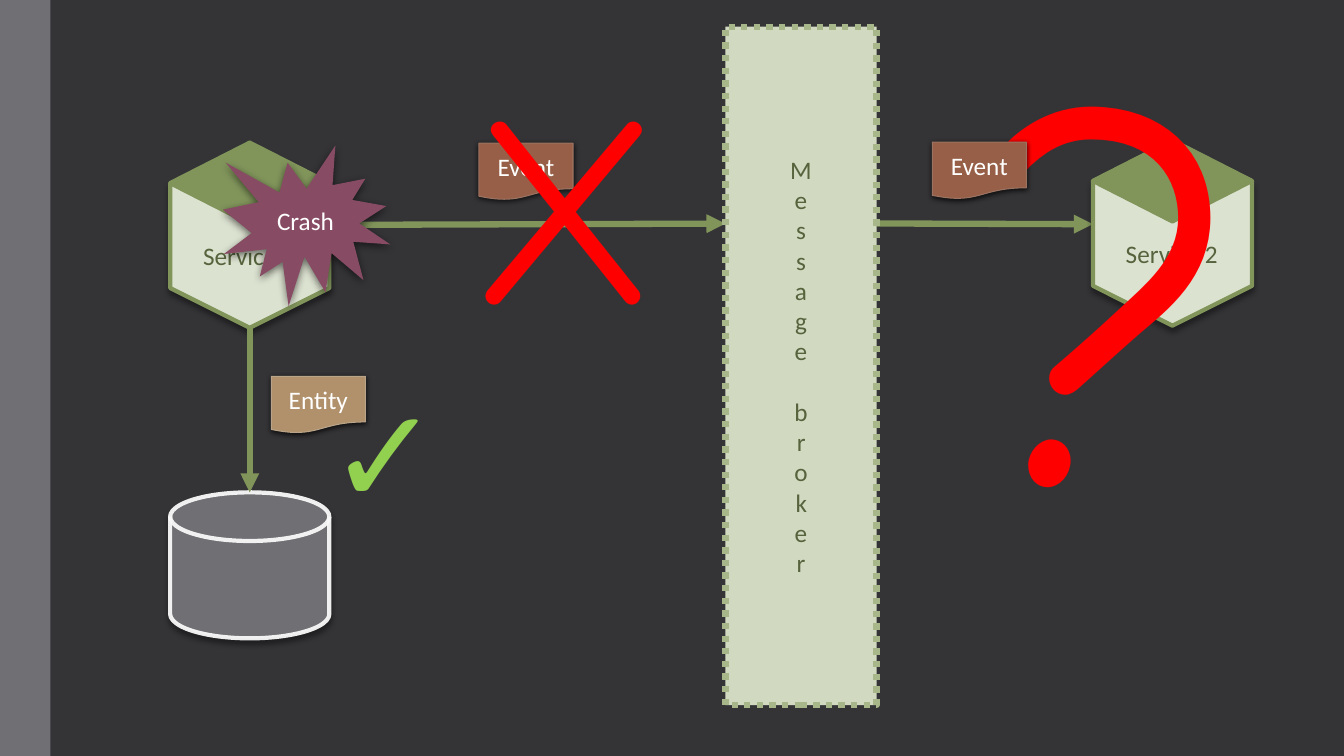
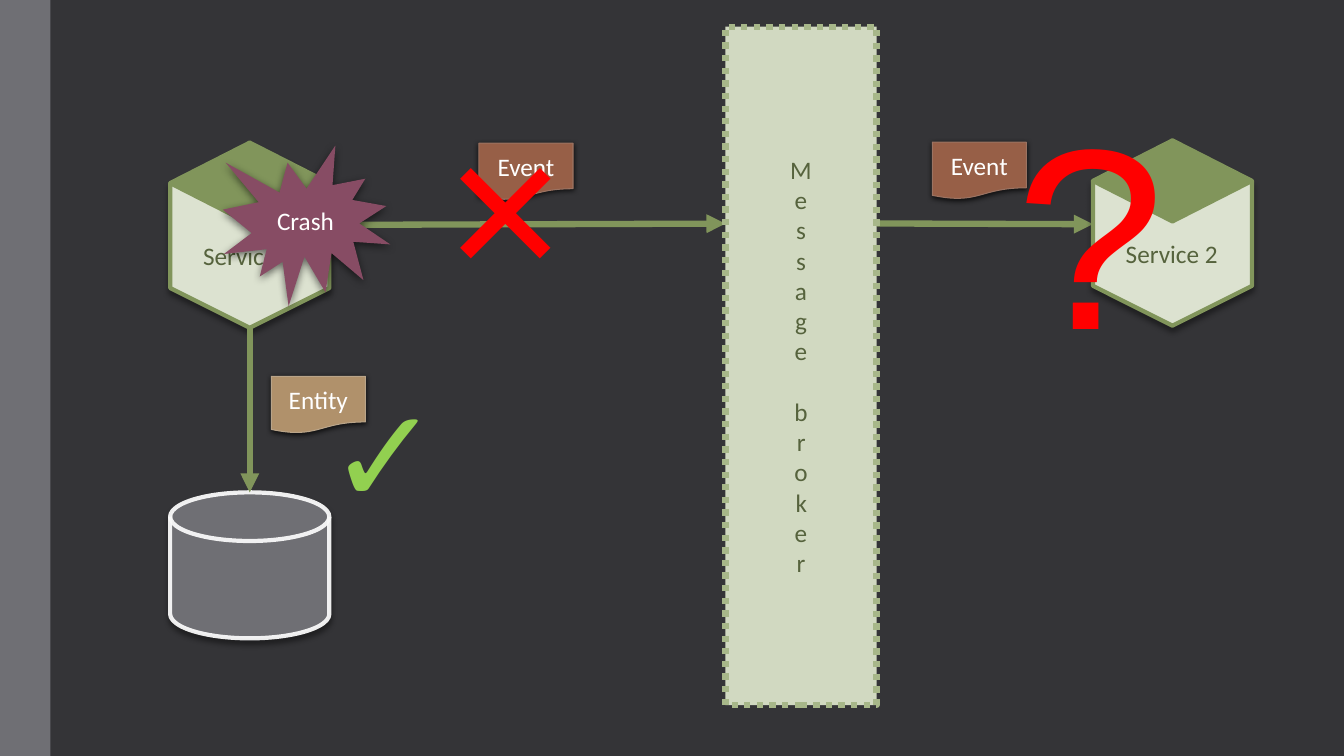
Before and after one commit to andrii-litvinov/event-driven-mongodb, a slide deck: slide 5 of t18-event-mongodb.pptx. Drawn at 1344x756 pixels with LibreOffice and Linux fonts; fonts in the diff are those of the drawing. Boxes give left, top, right and bottom in pixels: in the first picture for what was removed or moved away, otherwise in the second. Text is boxed around its words. In the diff, an @@ line names an element or a change of style, - is before the commit and + after.

Commit message:
Update x and ?

```diff
--- a/t18-event-mongodb.pptx
+++ b/t18-event-mongodb.pptx
@@ text "?": place and size @@
-text "?" at (967, 0, 1191, 603)
+text "?" at (1005, 56, 1177, 392)
@@ text "?" at (1005, 56, 1177, 392): size 384 to 192 pt, font Comic Neue to Courier New @@
@@ text at (472, 121, 656, 305): text changed; size 192 to 136 pt; font Comic Neue to Courier New @@
-X
+✕
```
